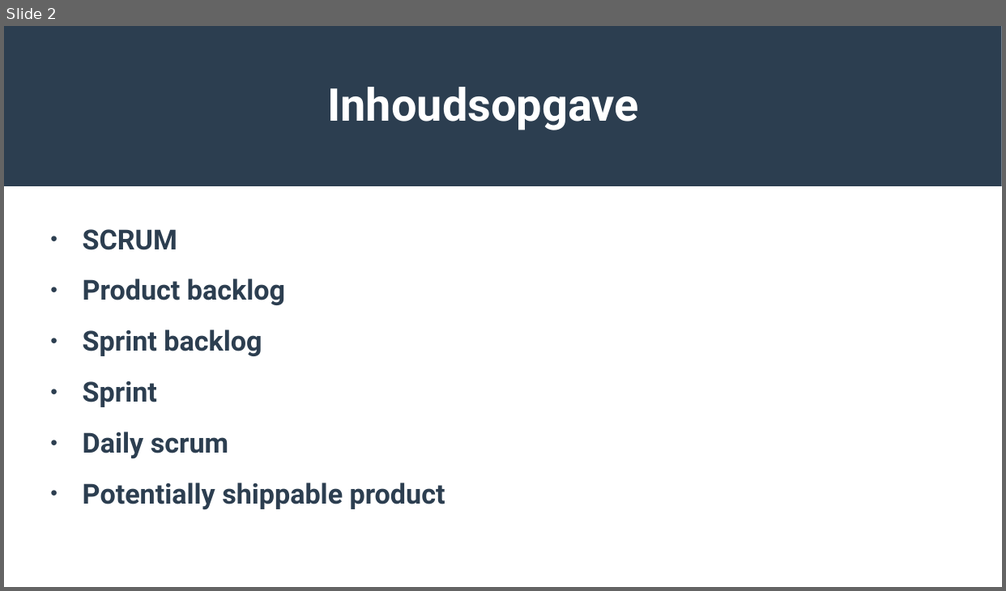
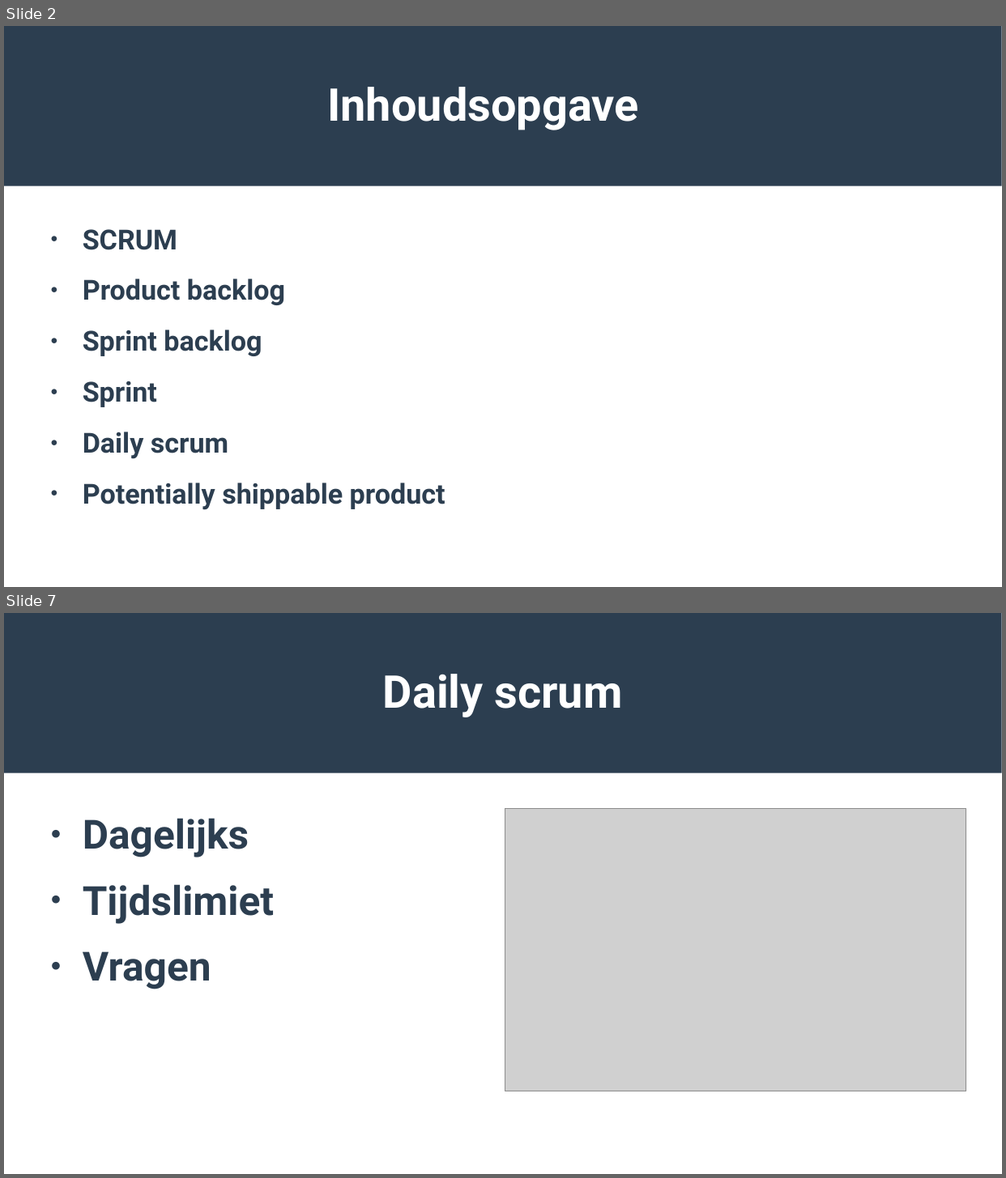
Before and after one commit to KaasKop97/bordspel, a slide deck: SCRUM files/SCRUM Presentatie/SCRUM presentatie.pptx. Shown one above the other, each under a label of ours: slide 2 before the commit, slides 2 and 7 after it; the slides between them are not shown. The pictures are 1006x591 and 1006x1178 pixels, drawn with LibreOffice and Linux fonts; fonts in the diff are those of the drawing; grey boxes stand for pictures. Boxes give left, top, right and bottom in pixels: in the first picture for what was removed or moved away, otherwise in the second. Text is boxed around its words. In the diff, an @@ line names an element or a change of style, - is before the commit and + after.

```diff
--- a/SCRUM files/SCRUM Presentatie/SCRUM presentatie.pptx
+++ b/SCRUM files/SCRUM Presentatie/SCRUM presentatie.pptx
@@ slide 7 added at box(4, 613, 1002, 1174), background #FFFFFF; not listed: 1 template element that a slide beside it also shows @@
@@ text added at box(383, 674, 623, 717), 36 pt, text #FFFFFF, bold @@
+Daily scrum
@@ text added at box(83, 818, 274, 990), 32 pt, text #2C3E50, bold @@
+● Dagelijks
+● Tijdslimiet
+● Vragen
@@ picture added at box(505, 808, 966, 1091) @@
```
Also in this commit, not shown: 3 slides changed, 4 other slides added, 4 slides removed, 1 other file.
